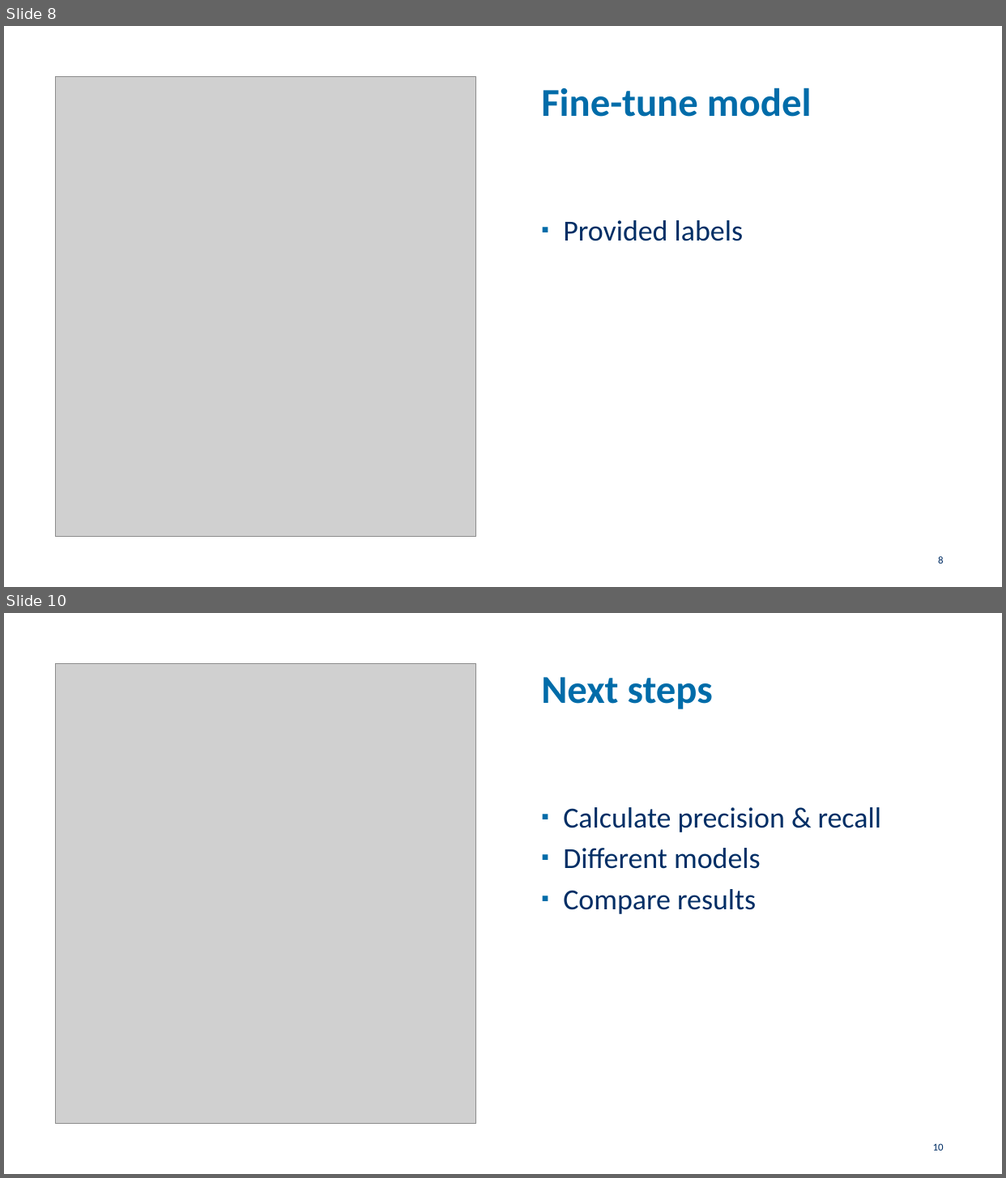
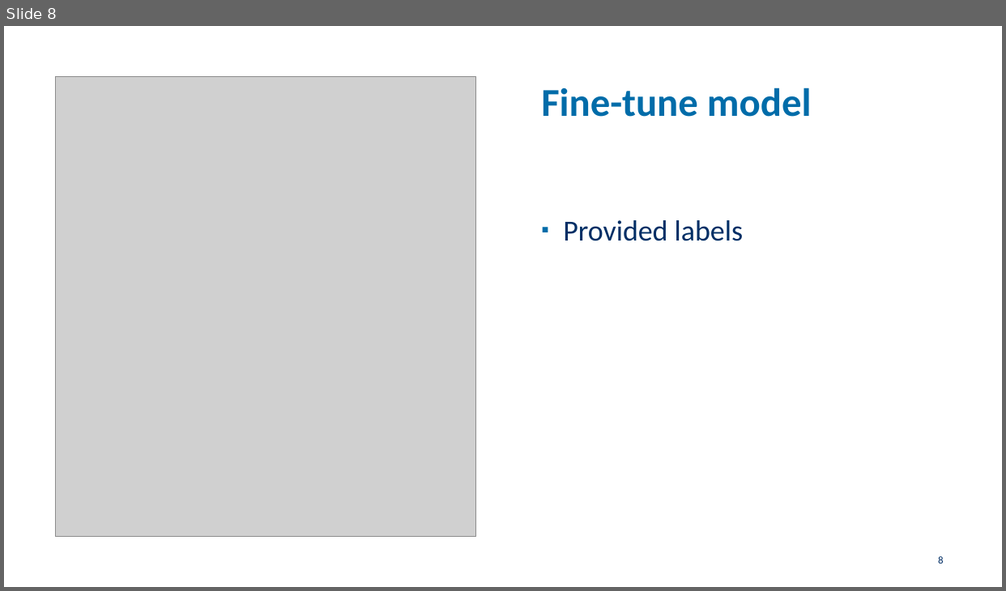
Before and after one commit to arnodeceuninck/neural-retrieval-bert, a slide deck: Information Retrieval.pptx. Shown one above the other, each under a label of ours: slides 8 and 10 before the commit, slide 8 after it; the slides between them are not shown. The pictures are 1006x1178 and 1006x591 pixels, drawn with LibreOffice and Linux fonts; fonts in the diff are those of the drawing; grey boxes stand for pictures; background and template pictures are left out. Boxes give left, top, right and bottom in pixels: in the first picture for what was removed or moved away, otherwise in the second. Text is boxed around its words. In the diff, an @@ line names an element or a change of style, - is before the commit and + after.

```diff
--- a/Information Retrieval.pptx
+++ b/Information Retrieval.pptx
@@ slide 10 removed at bbox=[4, 613, 1002, 1174], background #FFFFFF @@
@@ picture removed at bbox=[55, 664, 476, 1123] @@
@@ title removed at bbox=[541, 677, 713, 709] @@
-Next steps
@@ text removed at bbox=[563, 807, 881, 914] @@
-▪ Calculate precision & recall
-▪ Different models
-▪ Compare results
@@ page number removed at bbox=[933, 1144, 944, 1151] @@
-10
```
Also in this commit, not shown: 1 slide changed, 8 slides added, 1 other slide removed.
